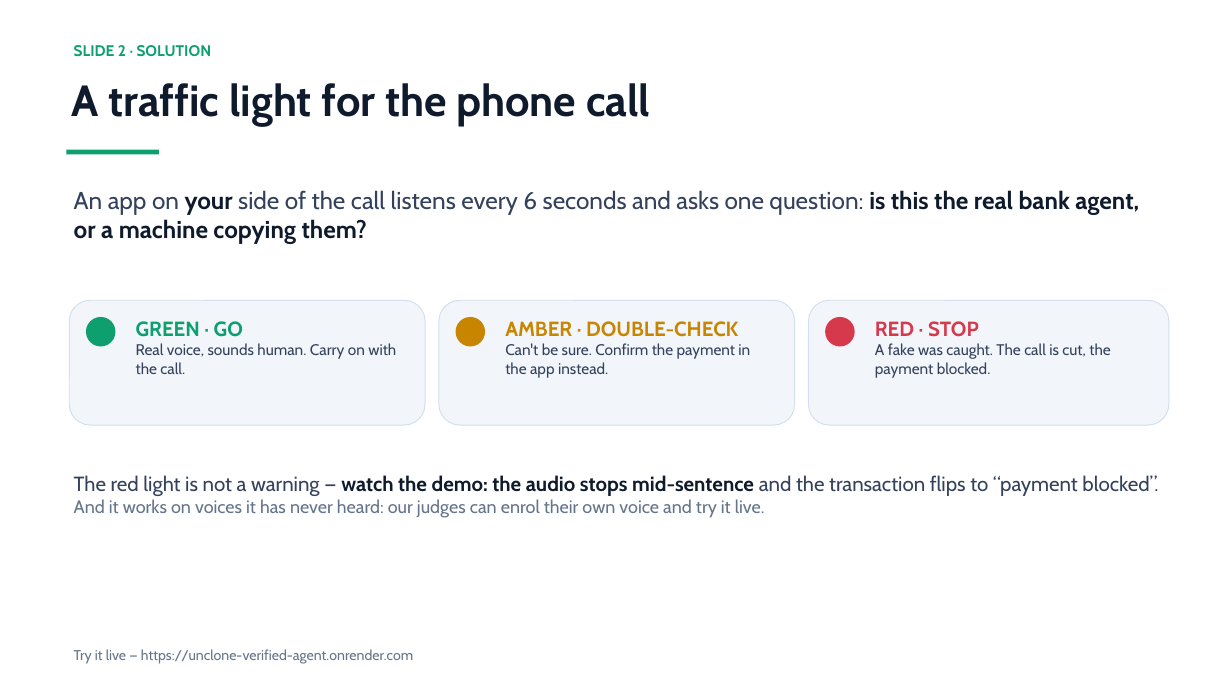
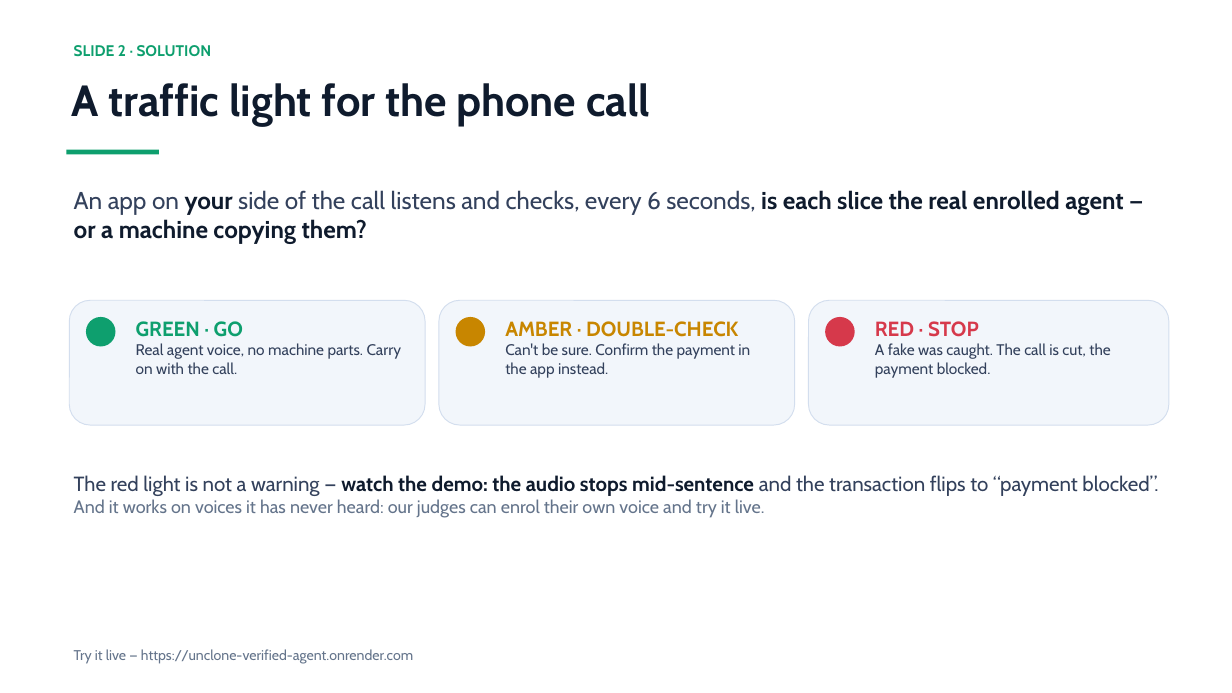
Before and after one commit to Lion4467cat/verified-agent-badge, a slide deck: slide 2 of UNCLONE-day2-deck.pptx. Drawn at 1232x693 pixels with LibreOffice and Linux fonts; fonts in the diff are those of the drawing. Boxes give left, top, right and bottom in pixels: in the first picture for what was removed or moved away, otherwise in the second. Text is boxed around its words. In the diff, an @@ line names an element or a change of style, - is before the commit and + after.

```diff
--- a/UNCLONE-day2-deck.pptx
+++ b/UNCLONE-day2-deck.pptx
@@ text at box(74, 190, 1123, 244): text changed; text colour #33415C to #0F1B2D; bold on @@
-An app on your side of the call listens every 6 seconds and asks one question: is this the real bank agent, or a machine copying them?
+An app on your side of the call listens and checks, every 6 seconds, is each slice the real enrolled agent — or a machine copying them?
@@ text at box(136, 343, 402, 374): text changed @@
-Real voice, sounds human. Carry on with the call.
+Real agent voice, no machine parts. Carry on with the call.
```
Also in this commit, not shown: 1 other slide changed.
